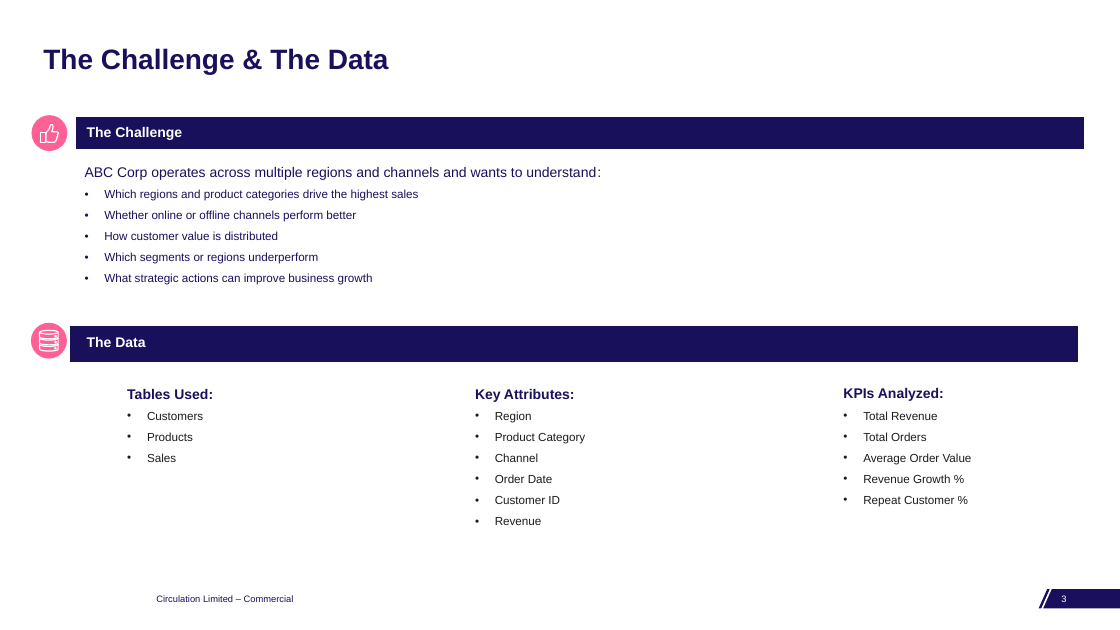
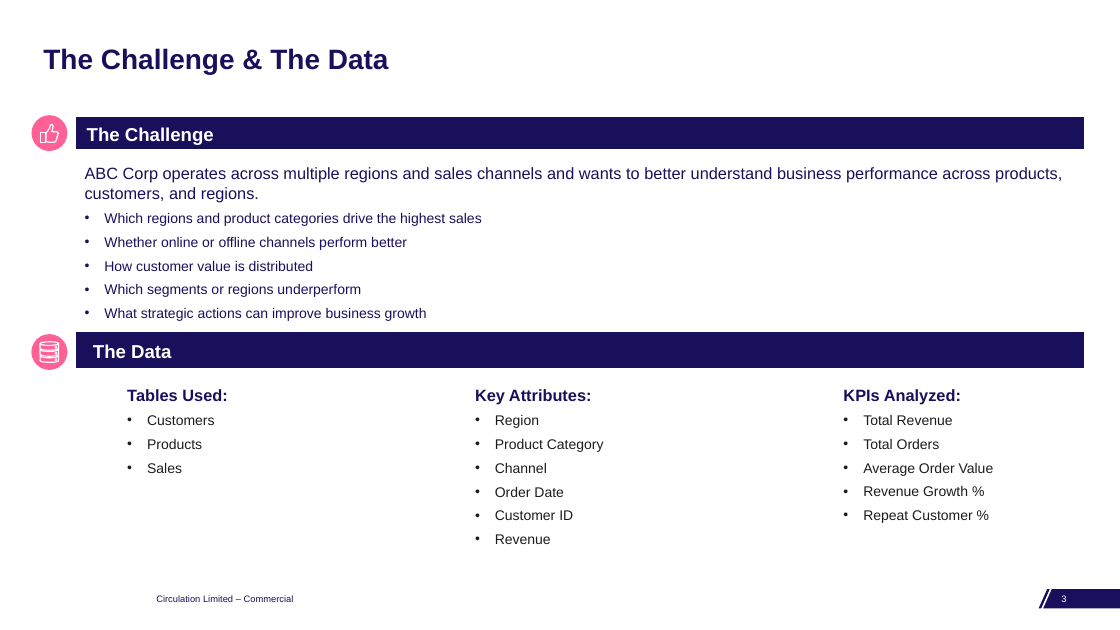
Before and after one commit to RaturiAR7/power-bi-sales-customer, a slide deck: slide 3 of Sales_Customer_Segment.ppt. Drawn at 1120x630 pixels with LibreOffice and Linux fonts; fonts in the diff are those of the drawing; background and template pictures are left out. Boxes give left, top, right and bottom in pixels: in the first picture for what was removed or moved away, otherwise in the second. Text is boxed around its words. In the diff, an @@ line names an element or a change of style, - is before the commit and + after.

```diff
--- a/Sales_Customer_Segment.ppt
+++ b/Sales_Customer_Segment.ppt
@@ text "The Challenge" at (87,127,214,145): size 12 to 16 pt @@
@@ text at (85,167,1062,202): text changed; size 12 to 14 pt @@
-ABC Corp operates across multiple regions and channels and wants to understand:
+ABC Corp operates across multiple regions and sales channels and wants to better understand business performance across products, customers, and regions.
@@ text at (104,213,482,321): size 10 to 12 pt in "Which regions and product categories drive the ...", "Whether online or offline channels perform better", "How customer value is distributed", "Which segments or regions underperform" and 1 more places @@
@@ 3 freeform shapes, 1 ellipse: place and size @@
-3 freeform shapes, 1 ellipse at (31,322,67,359)
+3 freeform shapes, 1 ellipse at (31,334,67,370)
@@ outline redrawn in 3 elements at (38,336,61,357), (55,346,57,348), (40,335,60,353) @@
@@ 3 freeform shapes: place and size @@
-3 freeform shapes at (37,323,60,346)
+3 freeform shapes at (38,347,61,370)
@@ parallelogram: place and size @@
-parallelogram at (70,326,1077,362)
+parallelogram at (76,332,1084,368)
@@ text "The Data" at (93,344,171,358): size 12 to 16 pt @@
@@ text "The Data": place and size @@
-text "The Data" at (87,337,145,347)
+text "The Data" at (93,344,171,358)
@@ text "Tables Used:" at (127,389,227,473): size 12 to 14 pt in "Tables Used:"; size 10 to 12 pt in "Customers", "Products", "Sales" @@
@@ text "Key Attributes:" at (475,389,604,544): size 12 to 14 pt in "Key Attributes:"; size 10 to 12 pt in "Region", "Product Category", "Channel", "Order Date" and 2 more places @@
@@ text "KPIs Analyzed:" at (843,389,994,523): size 12 to 14 pt in "KPIs Analyzed:"; size 10 to 12 pt in "Total Revenue", "Total Orders", "Average Order Value", "Revenue Growth %" and 1 more places @@
```
Also in this commit, not shown: 2 other slides changed, 6 slides added, 2 slides removed.
